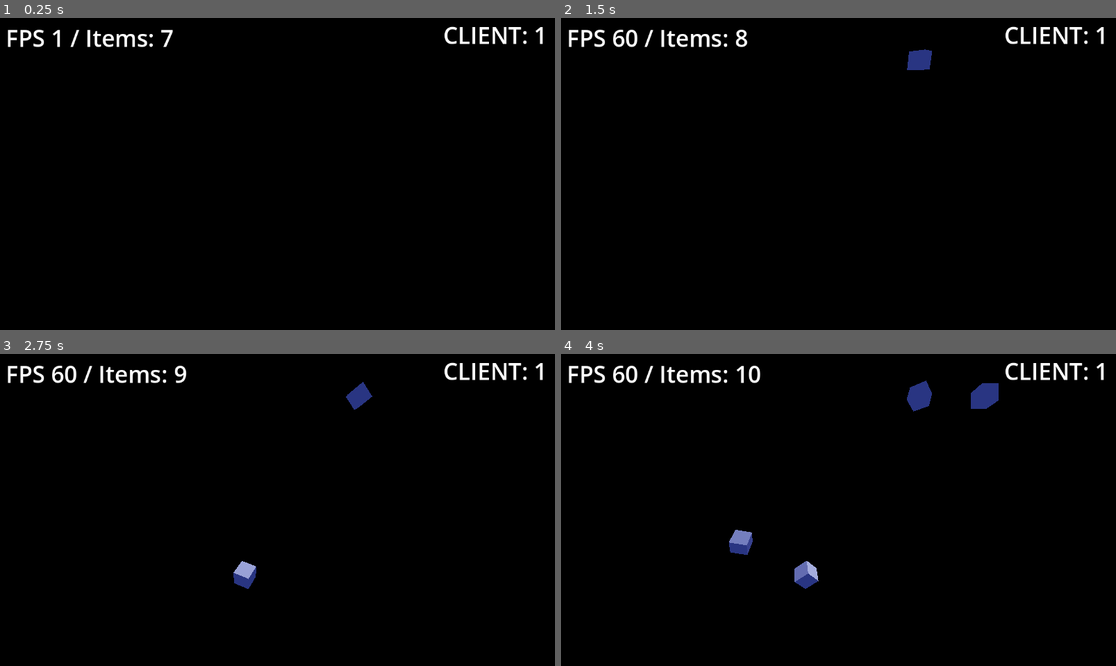
Above: before the commit, frames 1-4 (two rows, left to right).
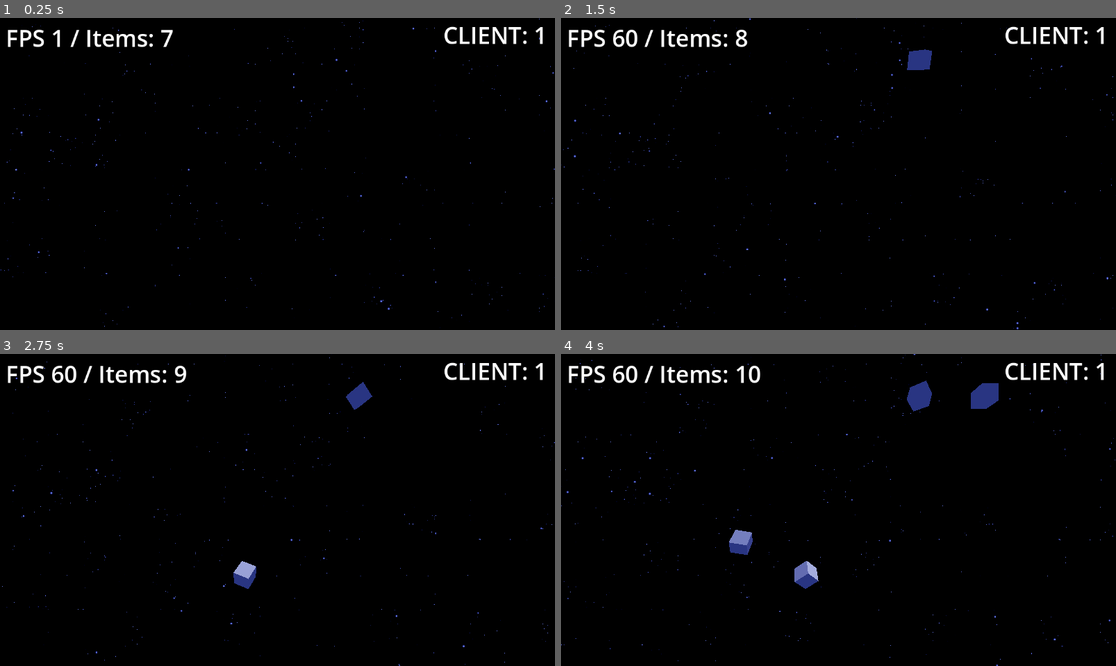
Above: after the commit, the same moments.

Repository: ilyaev/godot-snake-world
Game: Godot game, scene res://world.tscn
Two runs of this game, one before a commit and one after it. Both use one fixed random seed, a clock stepped at 60 frames per second and the inputs below.
Inputs:
- Up to frame 1 (0.25 s): no input
- Up to frame 2 (1.5 s): hold Right (ui_right) 0.53-1.28 s; hold Left (ui_left) from 1.28 s (still down)
- Up to frame 3 (2.75 s): release Left (ui_left) at 2.03 s; hold Right (ui_right) from 2.03 s (still down)
- Up to frame 4 (4 s): release Right (ui_right) at 3.53 s; hold Left (ui_left) from 3.53 s (still down)

The runs differ from the first frame. In frame 1, 0.2% of the frame differs, in the area x 0-100%, y 0-100%; in frame 2, 0.2%; in frame 3, 0.2%; in frame 4, 0.2%.

Commit message:
feat: some fx

Diff:
--- a/board.gdshader
+++ b/board.gdshader
@@ -1,12 +1,67 @@
 shader_type spatial;
+//render_mode unshaded;
+
+float n21(vec2 n) {
+    return fract(sin(dot(n, vec2(12.9898 + floor(1.), 4.1414))) * 43758.5453);
+}
+
+vec3 draw_background(vec2 cuv, float T, float cells) {
+	vec2 speed = vec2(T*.05, T*.001);
+	speed /= cells / 80.;
+	vec2 uv = fract((cuv - speed) * cells);
+	vec2 id = floor((cuv - speed) * cells);
+
+	float n = n21(id + cells*100.);
+
+	float d = length(uv - .5 + vec2(fract(n*12.22)*.8 - .4, fract(n*1222.3322)*.8 - .4));
+
+	if (n < .97) {
+		return vec3(0.);
+	}
+
+	float size = .05 + 0.05*fract(n*32.332) - .0025;
+
+	return vec3(1.) * smoothstep(.1, 1., (size/2.)/pow(d, 1.2));
+}
 
 void fragment() {
-	// Place fragment code here.
-	vec2 uv = fract(UV*7.1);
+	float size = 17.1;
 
-	float line = .05;
+	vec2 uv = fract(UV*size);
+	vec2 id = floor(UV*size);
 
-	float border = max(.05/pow(abs(uv.x-.5), 1.2), .05/pow(abs(uv.y-.5), 1.2));
-	border = step(border, 4.);
+	float line = .07;
+
+//	float border = max(.05/pow(abs(uv.x-.5), 1.2), .05/pow(abs(uv.y-.5), 1.2));
+//	border = step(border, 4.);
+
+	float border = 1. - max(step(uv.x, line), step(uv.y, line));
+
+	float n = n21(id+10.);
+
+	if (n > .8) {
+		border = 0.;
+	}
+
 	ALBEDO = vec3(.9, .3, .1)*border*.2;
+
+	if (border == 0.) {
+		ROUGHNESS = 0.;
+		ALBEDO = draw_background(UV, TIME, 80) + draw_background(UV, TIME, 160) + draw_background(UV, TIME, 240);
+	}
+
+//	vec2 suv = fract((UV - vec2(.5,0))*vec2(17.1, 1.));
+//	vec2 sid = floor((UV - vec2(.5,0))*vec2(17.1, 1.));
+//
+//	float tn = n21(vec2(floor(TIME), sid.x));
+//
+//	float slider = .05/pow(abs(suv.x-.5), .9) * sin(suv.y*9. + TIME*4. + (tn - .5)*20.);
+//
+//
+//
+//	if (ALBEDO.r == 0. && tn > .9) {
+//		ALBEDO = slider * vec3(.9, .3, .1);
+//	}
+
+
 }
--- /dev/null
+++ b/m_player.tres
@@ -0,0 +1,7 @@
+[gd_resource type="ShaderMaterial" load_steps=2 format=3 uid="uid://be651psig7ba5"]
+
+[ext_resource type="Shader" path="res://player.gdshader" id="1_o7eol"]
+
+[resource]
+render_priority = 0
+shader = ExtResource("1_o7eol")
--- a/player.gd
+++ b/player.gd
@@ -19,14 +19,17 @@
 var T_AUTO = 0
 var elapsed = 0
 
+var seek_position = Vector3(0., 0., 0.)
+var seek_time = 0
+
 var search_next_target = true
 
 @export var aID = "0"
 
 func _enter_tree():
 	set_multiplayer_authority(name.to_int())
-	if name.to_int() == 1:
-		autopilot = true
+#	if name.to_int() == 1:
+#		autopilot = true
 	if is_multiplayer_authority():
 		init_position()
 		set_visible(true)
@@ -60,11 +63,12 @@
 	direction.x = sin(alpha)
 	direction.y = cos(alpha)
 
+	$body.basis = Basis().rotated(Vector3.FORWARD, alpha)
+
 	$body.position += direction * delta * speed
 
 	if is_multiplayer_authority():
-		get_parent().camera.position.x = $body.position.x
-		get_parent().camera.position.y = $body.position.y
+		get_parent().sync_camera_position($body)
 
 	var collision : KinematicCollision3D = $body.move_and_collide(direction * delta * speed, true)
 
@@ -105,19 +109,27 @@
 	tail.next_position = tail.next.position
 	tail.position = Vector3(tail.position)
 	$tails.add_child(tail, true)
+	seek_time = 0
 
 func init_position():
 	pos = Vector3(0, randf_range(-8,8), 0)
 	$body.position = pos
 
 func do_autopilot(delta):
-	if next_alpha != 0 && abs(next_alpha - alpha) > .1:
-		alpha += (next_alpha - alpha) * .2
-
-	if search_next_target || T_AUTO > 1:
-		T_AUTO = 0
-		for food in get_parent().get_children():
-			if food is Food:
-				next_alpha = (food.position - $body.position).signed_angle_to(Vector3.UP, Vector3.BACK)
-				search_next_target = false;
+	for food in get_parent().get_children():
+		if food is Food:
+			if seek_time > 5:
+				seek_time += delta
+				if seek_time > 8:
+					seek_time = 0
+				pass
+			else:
+				if seek_position != food.position:
+					seek_time = 0
+				else:
+					seek_time += delta
+				seek_position = food.position
+				var n_direction = direction.lerp(food.position - $body.position, delta * rotation_speed)
+				var n_angle = n_direction.signed_angle_to(Vector3.UP, Vector3.BACK)
+				alpha = n_angle
 				break
--- /dev/null
+++ b/player.gdshader
@@ -0,0 +1,20 @@
+shader_type spatial;
+
+void fragment() {
+	vec2 uv = UV-vec2(cos(TIME*2.)*.02,sin(TIME*2.)*.08);
+	uv.y /= 2.;
+//eyes
+	float d = abs(length(uv-.15) - .03);
+	float d1 = abs(length(uv-vec2(.15, .35)) - .03);
+
+	ALBEDO = max(vec3(.9, .3, .1)*1.7, .01/pow(d, 1.2)*vec3(.1,.9,.3));
+	ALBEDO = max(ALBEDO,  .01/pow(d1, 1.2) * vec3(.1, .9, .9));
+
+	ROUGHNESS = 0.;
+
+//nose
+//	float d3 = abs(length(uv-.22));
+//	float d4 = abs(length(uv-vec2(.22, .274)));
+//	ALBEDO = max(ALBEDO, step(d3, .02));
+//	ALBEDO = max(ALBEDO, step(d4, .02));
+}
--- a/player.tscn
+++ b/player.tscn
@@ -1,11 +1,17 @@
-[gd_scene load_steps=7 format=3 uid="uid://b12yjbpb35r13"]
+[gd_scene load_steps=9 format=3 uid="uid://b12yjbpb35r13"]
 
 [ext_resource type="Script" path="res://player.gd" id="1_0asij"]
 [ext_resource type="PackedScene" uid="uid://d4fr2r1suq4x0" path="res://tails.tscn" id="2_du4yk"]
+[ext_resource type="Material" uid="uid://be651psig7ba5" path="res://m_player.tres" id="3_kfgl5"]
 
 [sub_resource type="SphereMesh" id="SphereMesh_qgdxa"]
+material = ExtResource("3_kfgl5")
 
 [sub_resource type="SphereShape3D" id="SphereShape3D_0tqjp"]
+
+[sub_resource type="SphereMesh" id="SphereMesh_hgl5e"]
+radius = 0.15
+height = 0.3
 
 [sub_resource type="SceneReplicationConfig" id="SceneReplicationConfig_8cunk"]
 properties/0/path = NodePath(".:alpha")
@@ -32,7 +38,6 @@
 properties/1/watch = true
 
 [node name="player" type="Node3D"]
-visible = false
 script = ExtResource("1_0asij")
 
 [node name="tails" parent="." instance=ExtResource("2_du4yk")]
@@ -41,11 +46,30 @@
 collision_mask = 3
 
 [node name="head" type="MeshInstance3D" parent="body"]
+transform = Transform3D(-4.37114e-08, -1, 3.27752e-16, 0.939692, -4.10753e-08, -0.34202, 0.34202, -1.49502e-08, 0.939693, 0, 0, 0)
+cast_shadow = 0
 mesh = SubResource("SphereMesh_qgdxa")
 skeleton = NodePath("../..")
 
 [node name="shape" type="CollisionShape3D" parent="body"]
 shape = SubResource("SphereShape3D_0tqjp")
+
+[node name="OmniLight3D" type="OmniLight3D" parent="body"]
+transform = Transform3D(1, 0, 0, 0, 1, 0, 0, 0, 1, 0, -0.0154338, 2.08338)
+shadow_enabled = true
+shadow_opacity = 0.45
+omni_range = 7.0
+omni_attenuation = 0.0583149
+
+[node name="eye_left" type="MeshInstance3D" parent="body"]
+transform = Transform3D(1, 0, 0, 0, 1, 0, 0, 0, 1, -0.294069, 0.244985, 0.313646)
+visible = false
+mesh = SubResource("SphereMesh_hgl5e")
+
+[node name="eye_right" type="MeshInstance3D" parent="body"]
+transform = Transform3D(1, 0, 0, 0, 1, 0, 0, 0, 1, 0.27216, 0.235, 0.313646)
+visible = false
+mesh = SubResource("SphereMesh_hgl5e")
 
 [node name="MultiplayerSynchronizerRT" type="MultiplayerSynchronizer" parent="."]
 replication_config = SubResource("SceneReplicationConfig_8cunk")
--- /dev/null
+++ b/player_texture.tres
@@ -0,0 +1,15 @@
+[gd_resource type="StandardMaterial3D" load_steps=2 format=3 uid="uid://dhdhd1jfjuveo"]
+
+[ext_resource type="Texture2D" uid="uid://b44ygt3c5e30i" path="res://icon.svg" id="1_jhvir"]
+
+[resource]
+albedo_texture = ExtResource("1_jhvir")
+emission = Color(0.843137, 0.247059, 0.447059, 1)
+rim = 0.45
+rim_tint = 1.0
+heightmap_enabled = true
+heightmap_scale = 7.45
+backlight = Color(1, 0, 0.0666667, 1)
+uv1_offset = Vector3(0.5, 2.08165e-12, 2.08165e-12)
+uv1_triplanar_sharpness = 4.92457
+uv1_world_triplanar = true
--- a/project.godot
+++ b/project.godot
@@ -15,6 +15,10 @@
 config/features=PackedStringArray("4.1", "Mobile")
 config/icon="res://icon.svg"
 
+[display]
+
+window/size/always_on_top=true
+
 [rendering]
 
 renderer/rendering_method="mobile"
--- a/tail.tscn
+++ b/tail.tscn
@@ -9,6 +9,8 @@
 
 [sub_resource type="SphereMesh" id="SphereMesh_ywh3c"]
 material = SubResource("ShaderMaterial_anuew")
+radial_segments = 16
+rings = 8
 
 [sub_resource type="SphereShape3D" id="SphereShape3D_p7rmd"]
 
--- a/world.gd
+++ b/world.gd
@@ -72,3 +72,7 @@
 	var one = food_scene.instantiate()
 	one.set_multiplayer_authority(1)
 	call_deferred("add_child", one, true)
+
+func sync_camera_position(body):
+#	$camera.position = Vector3(body.position.x, body.position.y, camera.position.z)
+	$camera.position = Vector3(min(6.2, max(-6.2, body.position.x)), min(20.5, max(-4, body.position.y)), camera.position.z)
